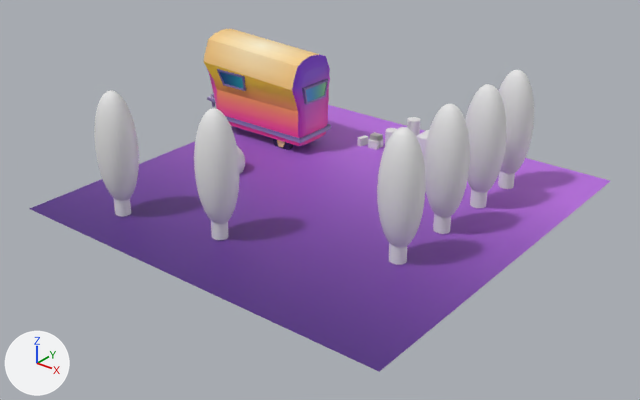
Renders of the Blender file 3_Blend_Files/StylizedMeshes.blend from each side of a commit.
Rendered twice from a camera (50 mm lens) standing at (23.9, -30.6, 18.5) and looking at (0.1, -0.8, 0.0). Every picture has the same lights, and +X, +Y and +Z are marked at lower left. The older version comes first.

Objects in the first picture: 'Boulder', 'CaravanBody', 'Grass_Field', 'RearWindow', 'TreeeTop', 'TreeeTop.001', 'TreeeTop.002', 'TreeeTop.003', 'TreeeTop.004', 'TreeeTop.005', 'Trunk', 'Trunk.001', 'Trunk.002', 'Trunk.003', 'Trunk.004', 'Trunk.005' and 11 more.
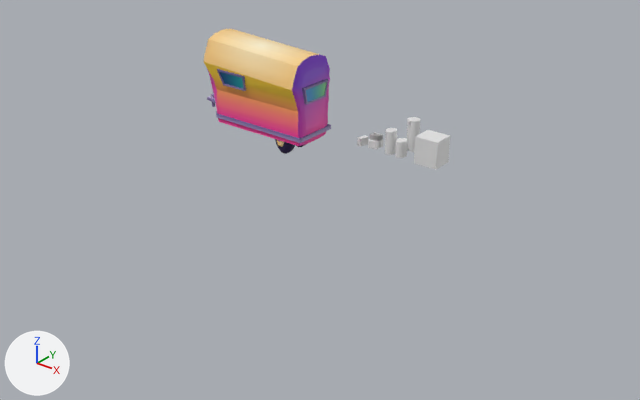
Pixel boxes [x1, y1, x2, y2] of what changed, in the pictures (640 x 400 px):
'Grass_Field', hidden (purple): before [30, 105, 610, 372]
'TreeeTop.001', hidden: before [377, 127, 426, 248]
'TreeeTop.005', hidden: before [194, 108, 239, 224]
'TreeeTop.003', hidden: before [424, 104, 470, 218]
'TreeeTop.004', hidden: before [94, 90, 139, 201]
'TreeeTop.002', hidden: before [465, 84, 507, 193]
'TreeeTop', hidden: before [498, 70, 534, 174]
'Trunk.001', hidden: before [389, 243, 407, 265]
'Trunk.003', hidden: before [433, 214, 451, 234]
'Trunk.005', hidden: before [211, 221, 229, 240]
'Trunk.002', hidden: before [470, 189, 487, 208]
'Trunk.004', hidden: before [113, 198, 131, 217]
'Trunk', hidden: before [498, 171, 515, 189]
'Boulder', hidden (mostly hidden): before [237, 146, 245, 174]
'chair', unchanged, uncovered by the edit: before [416, 130, 429, 158]; after [414, 130, 450, 170]

Edits to the bpy script that builds the scene:
```text
Change ob_grass_field:
    add ob_grass_field.hide_set(True)  # its collection is switched off
Change ob_trunk:
    add ob_trunk.hide_set(True)  # its collection is switched off
Change ob_treeetop:
    add ob_treeetop.hide_set(True)  # its collection is switched off
Change ob_trunk_001:
    add ob_trunk_001.hide_set(True)  # its collection is switched off
Change ob_treeetop_001:
    add ob_treeetop_001.hide_set(True)  # its collection is switched off
Change ob_trunk_002:
    add ob_trunk_002.hide_set(True)  # its collection is switched off
Change ob_treeetop_002:
    add ob_treeetop_002.hide_set(True)  # its collection is switched off
Change ob_trunk_003:
    add ob_trunk_003.hide_set(True)  # its collection is switched off
Change ob_treeetop_003:
    add ob_treeetop_003.hide_set(True)  # its collection is switched off
Change ob_trunk_004:
    add ob_trunk_004.hide_set(True)  # its collection is switched off
Change ob_treeetop_004:
    add ob_treeetop_004.hide_set(True)  # its collection is switched off
Change ob_trunk_005:
    add ob_trunk_005.hide_set(True)  # its collection is switched off
Change ob_treeetop_005:
    add ob_treeetop_005.hide_set(True)  # its collection is switched off
Change ob_boulder:
    add ob_boulder.hide_set(True)  # its collection is switched off
```
